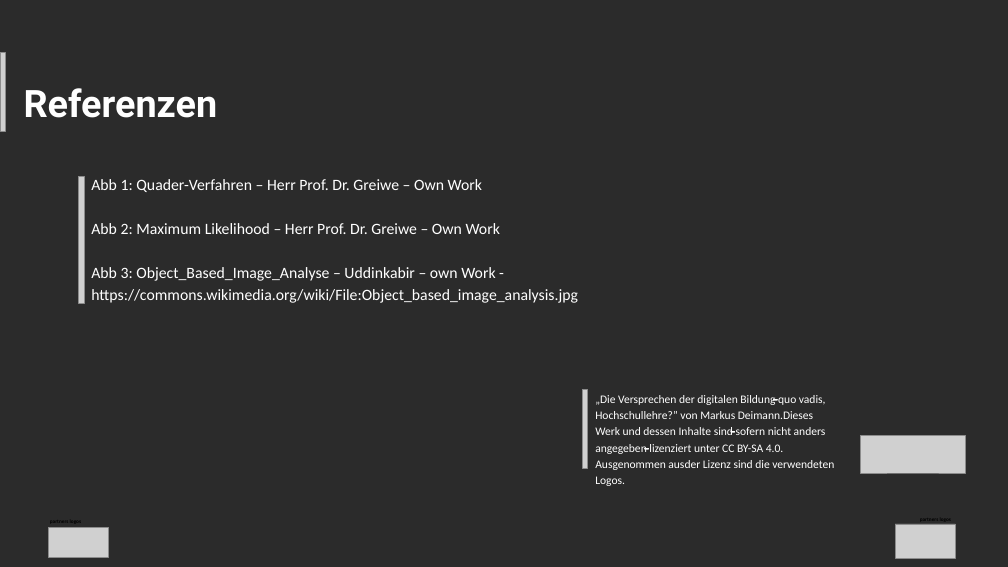
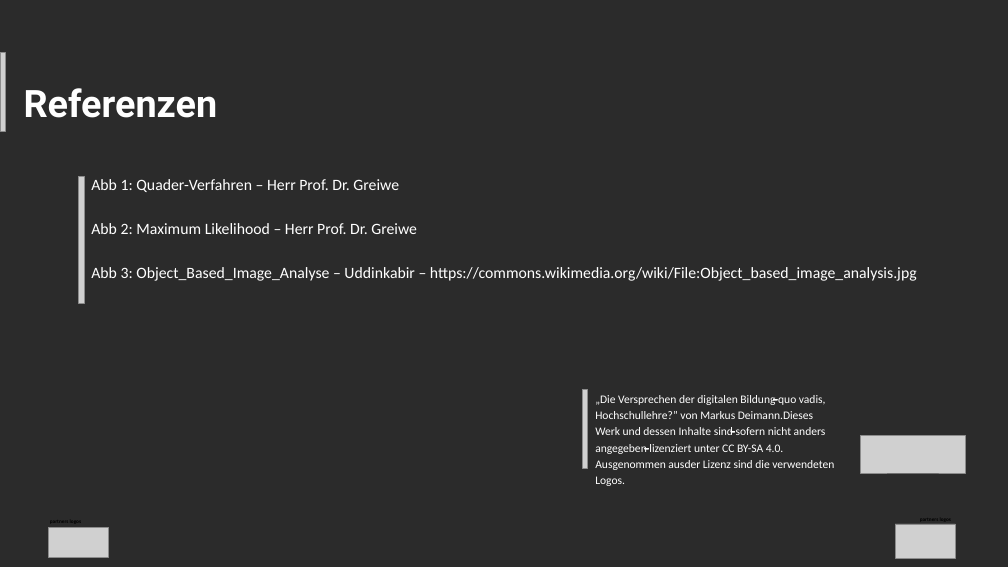
Before and after one commit to oer4sdi/OER-Fernerkundung, a slide deck: slide 8 of Single_Learning_Element/Powerpoint/Klassifikation/Bilder.pptx. Drawn at 1008x567 pixels with LibreOffice and Linux fonts; fonts in the diff are those of the drawing; grey boxes stand for pictures; background and template pictures are left out; a plain dark background stands for a picture behind light text. Boxes give left, top, right and bottom in pixels: in the first picture for what was removed or moved away, otherwise in the second. Text is boxed around its words. In the diff, an @@ line names an element or a change of style, - is before the commit and + after.

```diff
--- a/Single_Learning_Element/Powerpoint/Klassifikation/Bilder.pptx
+++ b/Single_Learning_Element/Powerpoint/Klassifikation/Bilder.pptx
@@ text at (x1=91, y1=179, x2=917, y2=281): text changed @@
-Abb 1: Quader-Verfahren – Herr Prof. Dr. Greiwe – Own Work
-Abb 2: Maximum Likelihood – Herr Prof. Dr. Greiwe – Own Work
-Abb 3: Object_Based_Image_Analyse – Uddinkabir – own Work - https://commons.wikimedia.org/wiki/File:Object_based_image_analysis.jpg
+Abb 1: Quader-Verfahren – Herr Prof. Dr. Greiwe
+Abb 2: Maximum Likelihood – Herr Prof. Dr. Greiwe
+Abb 3: Object_Based_Image_Analyse – Uddinkabir – https://commons.wikimedia.org/wiki/File:Object_based_image_analysis.jpg
```
Also in this commit, not shown: 15 other files.
